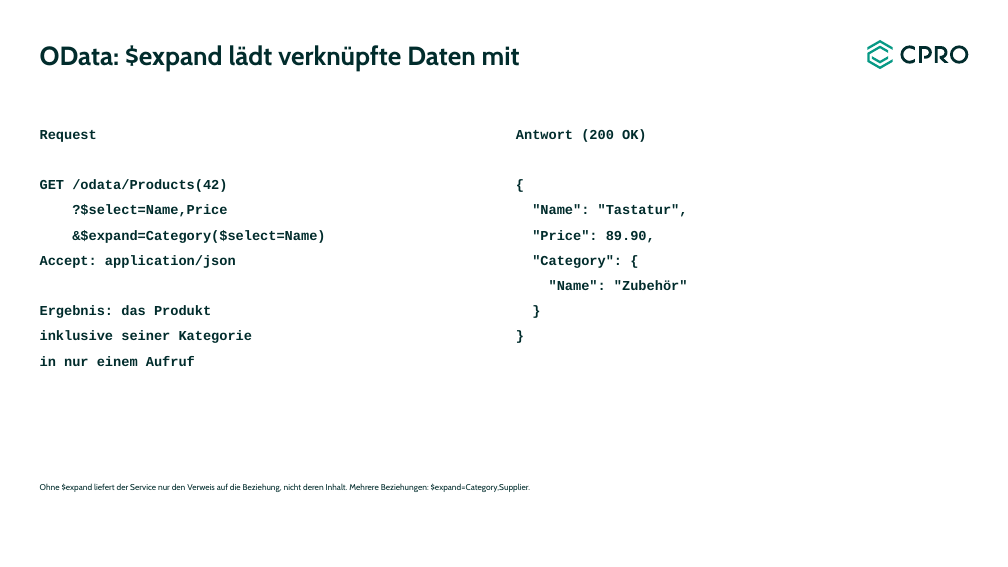
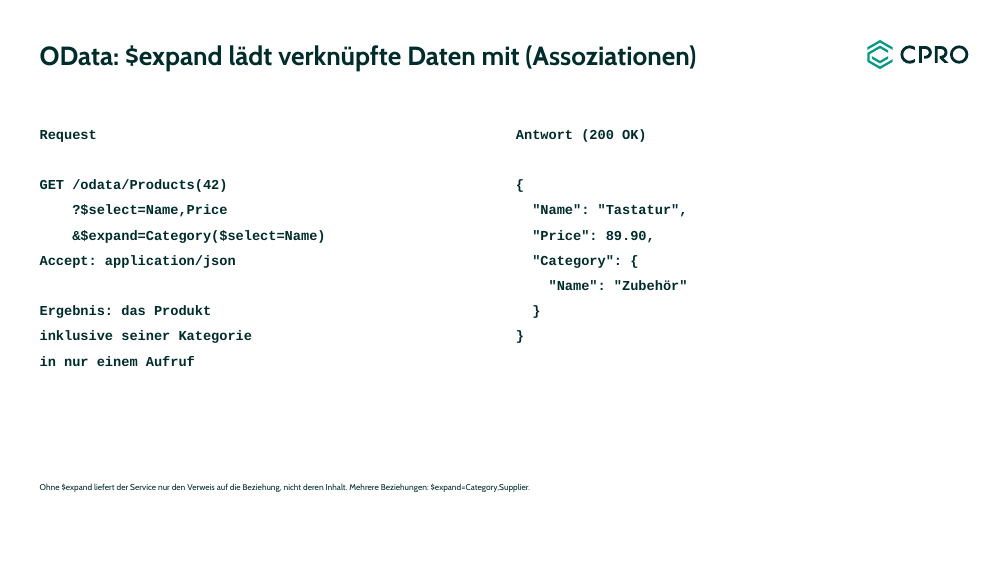
Before and after one commit to bi-tm/copilot, a slide deck: slide 6 of HTTP_Request_Bestandteile_Entwurf.pptx. Drawn at 1008x567 pixels with LibreOffice and Linux fonts; fonts in the diff are those of the drawing. Boxes give left, top, right and bottom in pixels: in the first picture for what was removed or moved away, otherwise in the second. Text is boxed around its words. In the diff, an @@ line names an element or a change of style, - is before the commit and + after.

```diff
--- a/HTTP_Request_Bestandteile_Entwurf.pptx
+++ b/HTTP_Request_Bestandteile_Entwurf.pptx
@@ title at bbox=[40, 45, 696, 71]: text changed @@
-OData: $expand lädt verknüpfte Daten mit
+OData: $expand lädt verknüpfte Daten mit (Assoziationen)
```
Also in this commit, not shown: 2 other slides changed.
